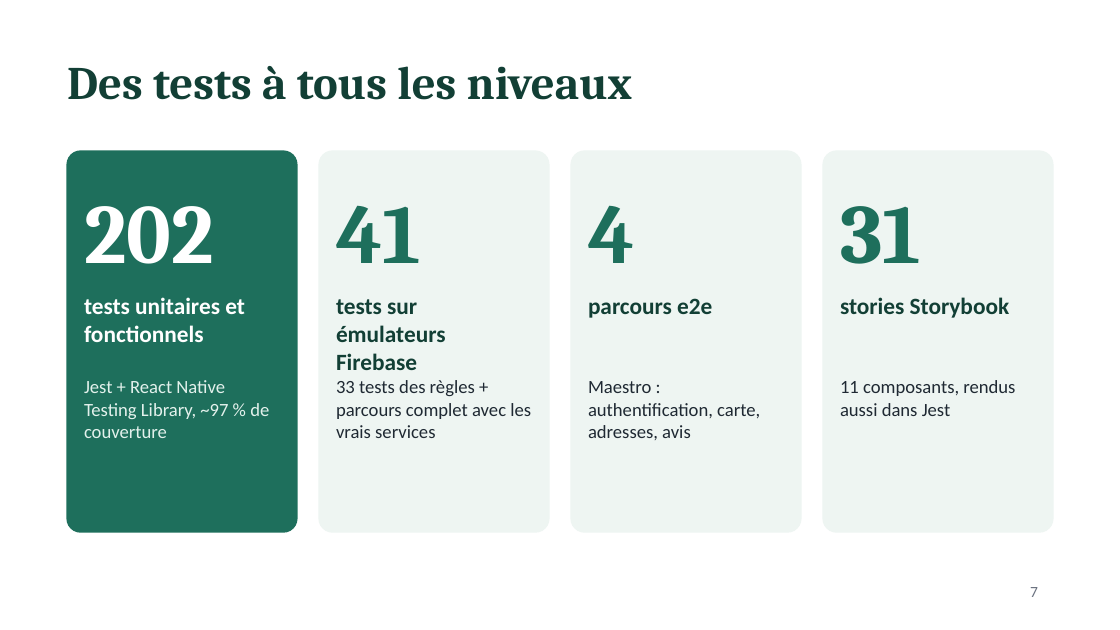
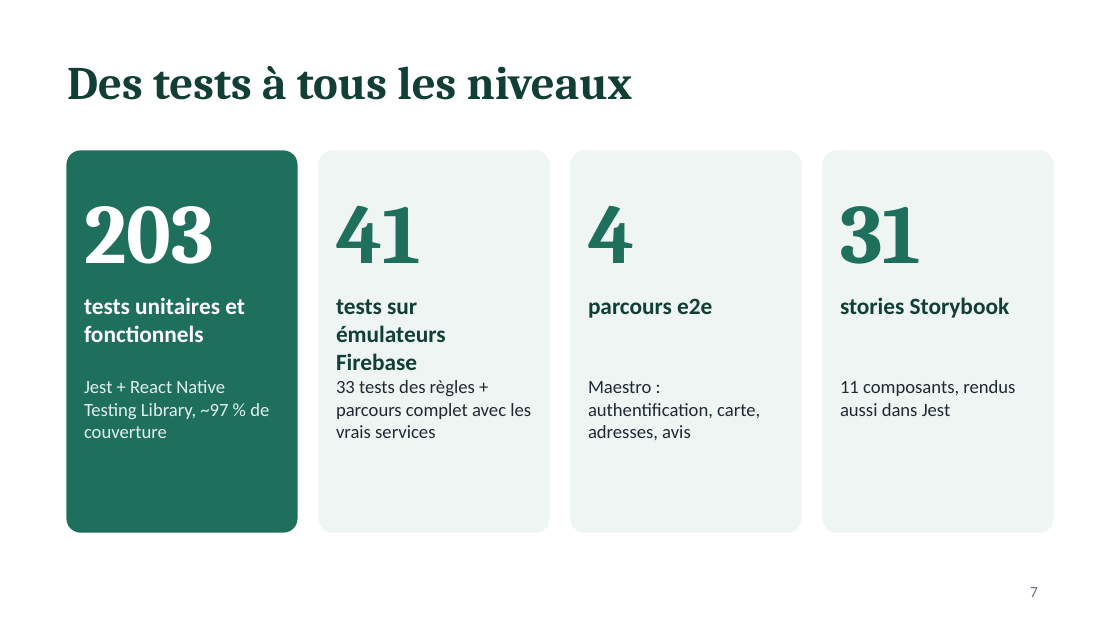
Before and after one commit to rayenebnt/5MOBD, a slide deck: slide 7 of docs/presentation-soutenance.pptx. Drawn at 1120x630 pixels with LibreOffice and Linux fonts; fonts in the diff are those of the drawing. Boxes give left, top, right and bottom in pixels: in the first picture for what was removed or moved away, otherwise in the second. Text is boxed around its words. In the diff, an @@ line names an element or a change of style, - is before the commit and + after.

```diff
--- a/docs/presentation-soutenance.pptx
+++ b/docs/presentation-soutenance.pptx
@@ text at (84,206,214,264): text changed @@
-202
+203
```
Also in this commit, not shown: 2 other slides changed, 45 other files.
